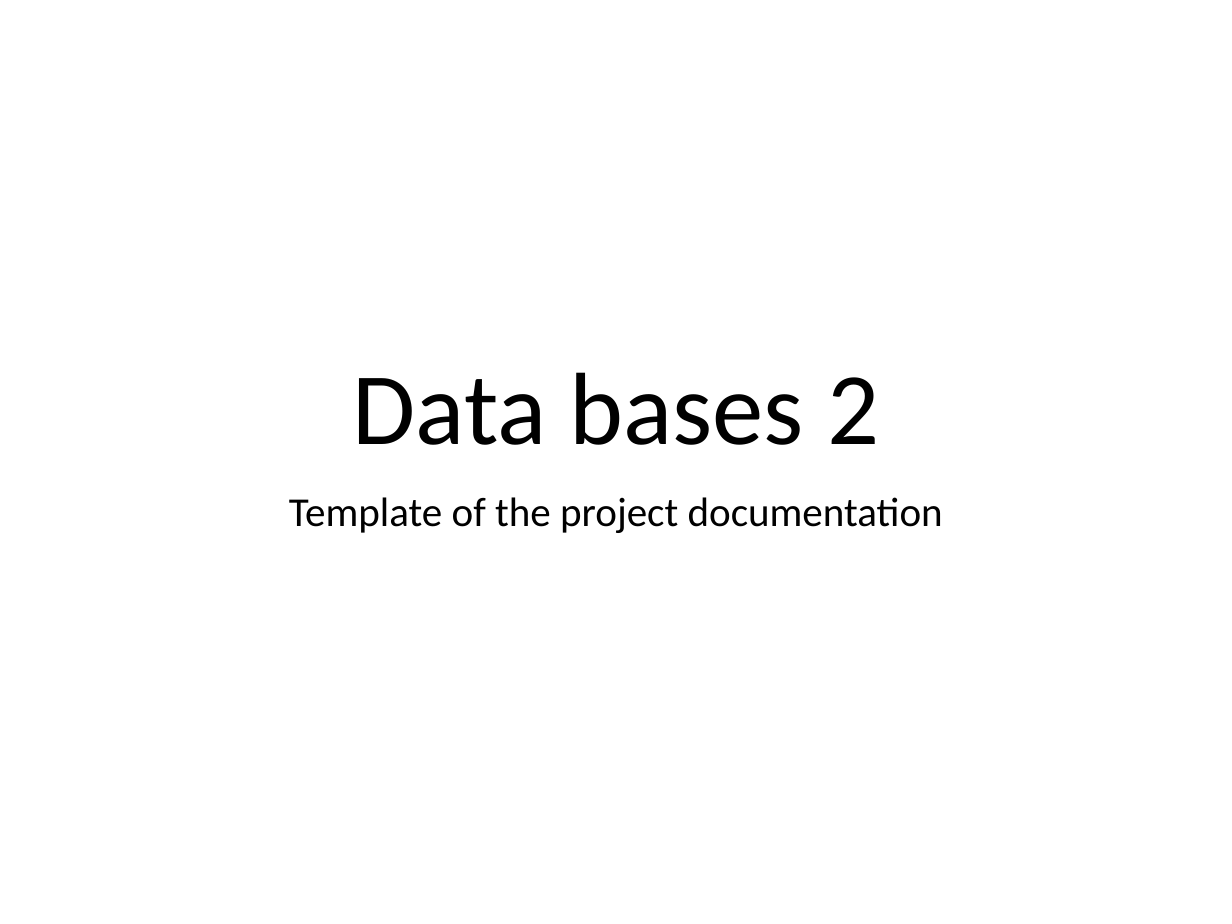
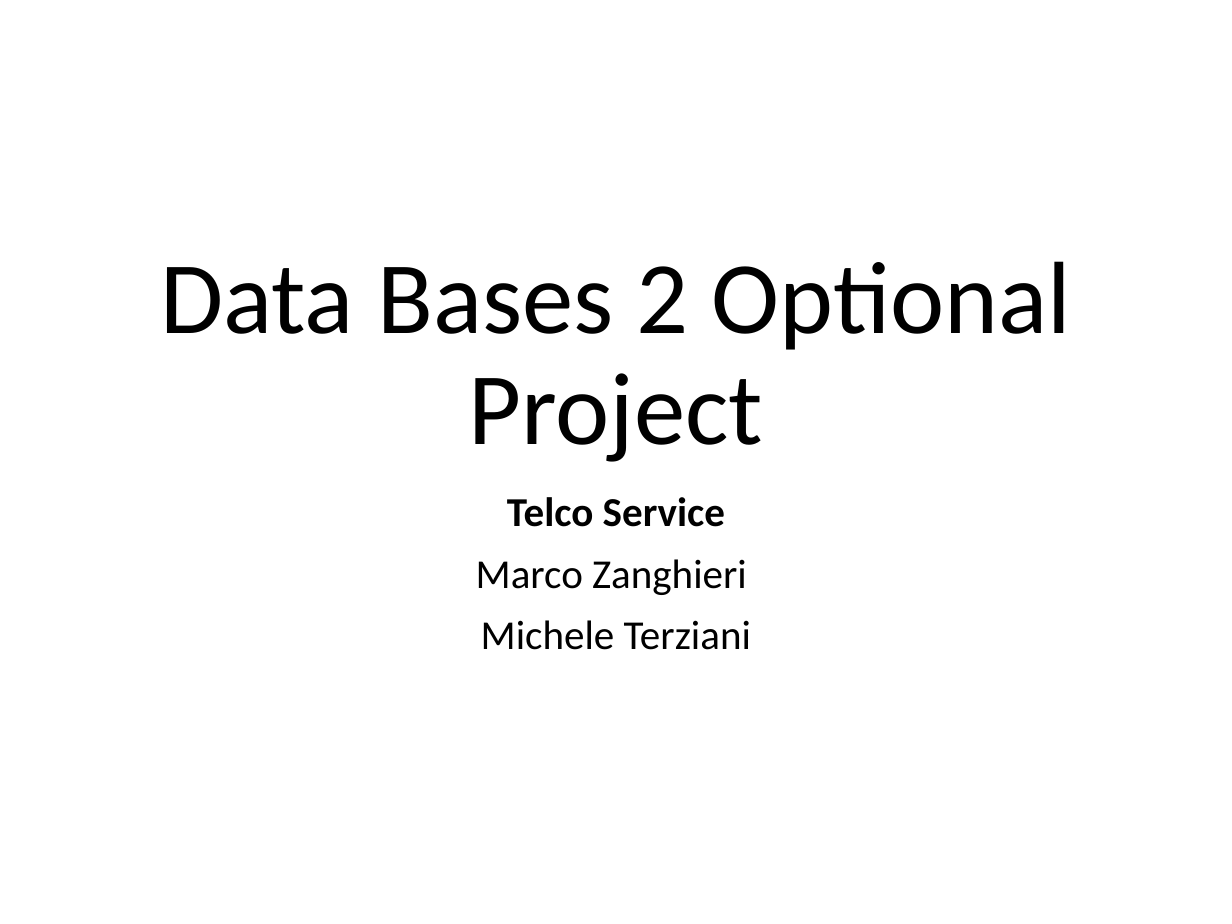
Before and after one commit to marcozetaa/TelcoService, a slide deck: slide 1 of UML/Presentation .pptx. Drawn at 1232x924 pixels with LibreOffice and Linux fonts; fonts in the diff are those of the drawing. Boxes give left, top, right and bottom in pixels: in the first picture for what was removed or moved away, otherwise in the second. Text is boxed around its words. In the diff, an @@ line names an element or a change of style, - is before the commit and + after.

```diff
--- a/UML/Presentation .pptx
+++ b/UML/Presentation .pptx
@@ title at <box>160,261,1071,462</box>: text changed @@
-Data bases 2
+Data Bases 2 Optional Project
@@ subtitle at <box>476,497,751,650</box>: text changed @@
-Template of the project documentation
+Telco Service
+Marco Zanghieri
+Michele Terziani
```
Also in this commit, not shown: 4 other slides changed, 10 slides added, 11 slides removed, 6 other files.
